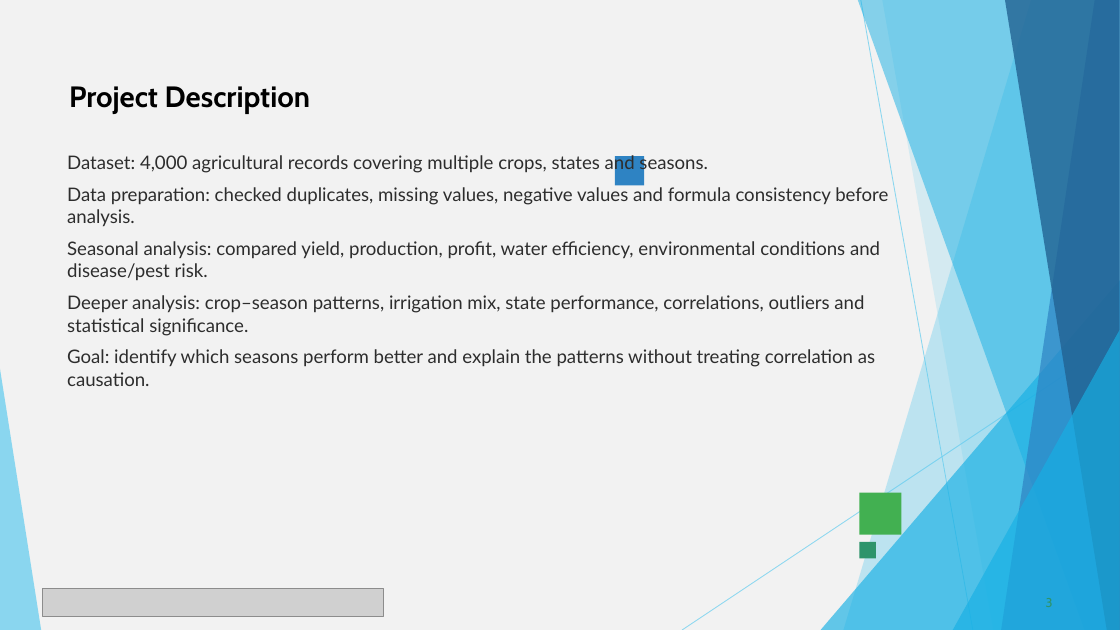
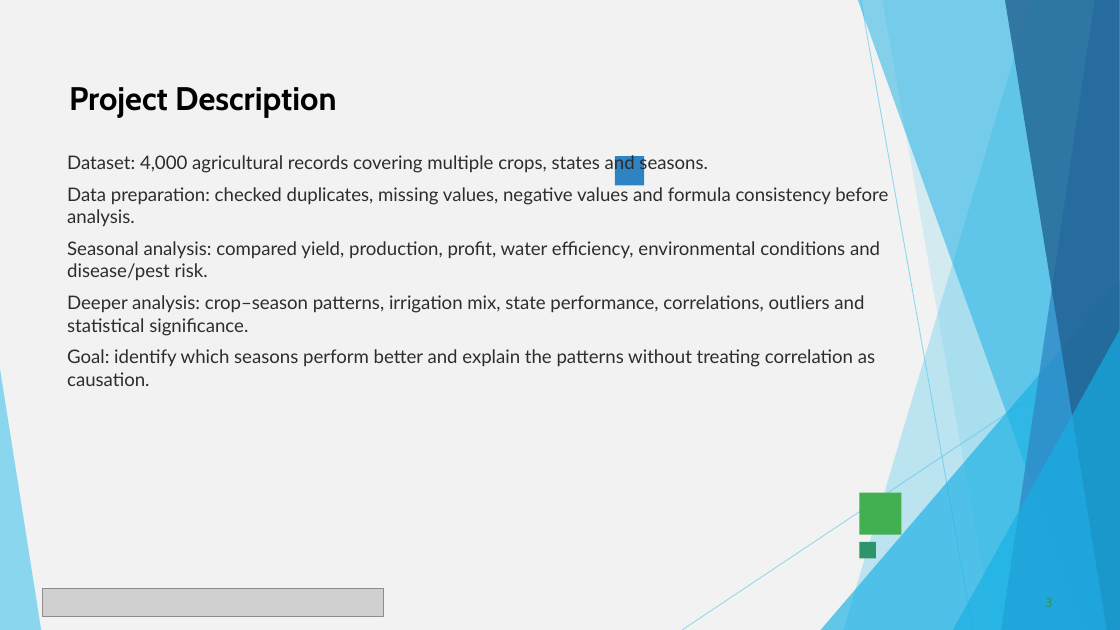
Before and after one commit to MrunalKanade/Seasonal-Agriculture-Performance-Analysis, a slide deck: slide 3 of Seasonal_Agriculture_Performance_Analysis_Major_Project_Presentation.pptx. Drawn at 1120x630 pixels with LibreOffice and Linux fonts; fonts in the diff are those of the drawing; grey boxes stand for pictures. Boxes give left, top, right and bottom in pixels: in the first picture for what was removed or moved away, otherwise in the second. Text is boxed around its words. In the diff, an @@ line names an element or a change of style, - is before the commit and + after.

Commit message:
Update project presentation

```diff
--- a/Seasonal_Agriculture_Performance_Analysis_Major_Project_Presentation.pptx
+++ b/Seasonal_Agriculture_Performance_Analysis_Major_Project_Presentation.pptx
@@ title "Project Description" at (69, 87, 336, 118): size 25.2 to 28 pt @@
```
Also in this commit, not shown: 13 other slides changed.
